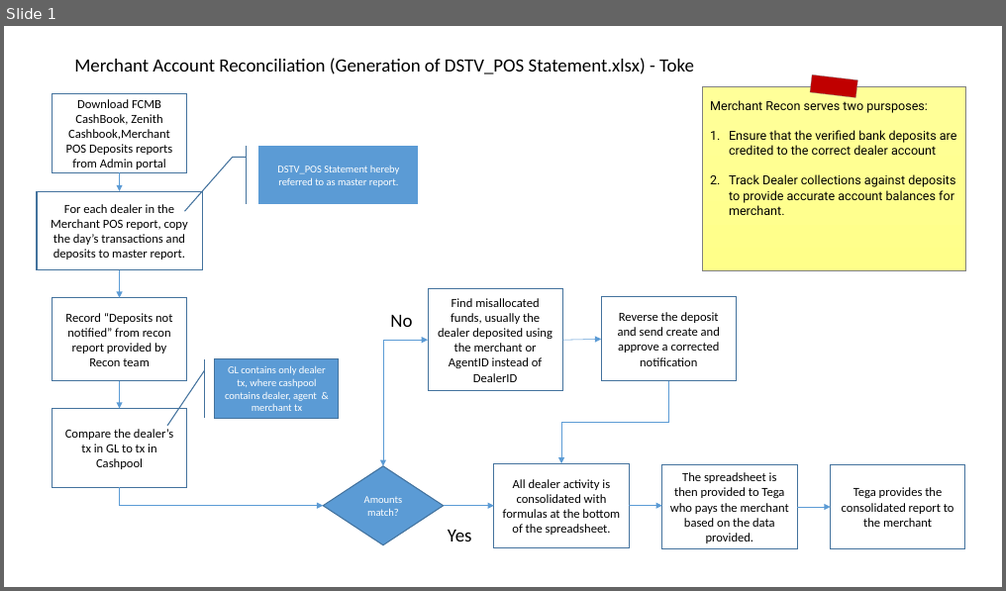
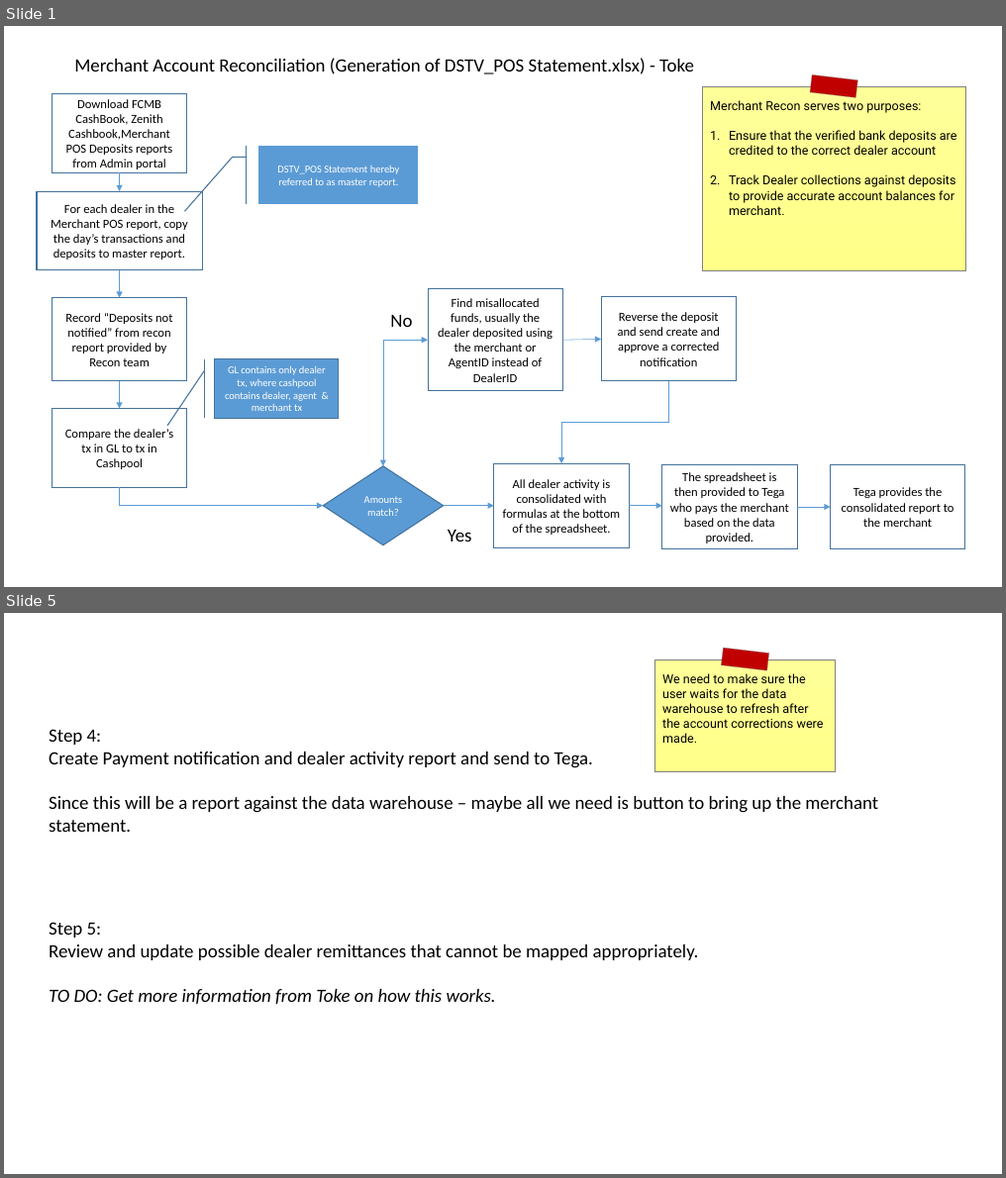
Before and after one commit to AphelionSoftware/Pagatech, a slide deck: Documentation/Wireframes/Merchant Statements _Recon.pptx. Shown one above the other, each under a label of ours: slide 1 before the commit, slides 1 and 5 after it; the slides between them are not shown. The pictures are 1006x591 and 1006x1178 pixels, drawn with LibreOffice and Linux fonts; fonts in the diff are those of the drawing. Boxes give left, top, right and bottom in pixels: in the first picture for what was removed or moved away, otherwise in the second. Text is boxed around its words. In the diff, an @@ line names an element or a change of style, - is before the commit and + after.

Commit message:
Merchant Recon wireframe

```diff
--- a/Documentation/Wireframes/Merchant Statements _Recon.pptx
+++ b/Documentation/Wireframes/Merchant Statements _Recon.pptx
@@ slide 5 added at <box>4,613,1002,1174</box>, background #FFFFFF @@
@@ rectangle added at <box>655,660,836,771</box>, fill gradient #FFFF99 to #FFFF89, outline #808080 0.25 pt, 12 pt, text #000000 @@
+We need to make sure the user waits for the data warehouse to refresh after the account corrections were made.
@@ rectangle added at <box>721,648,769,671</box>, fill #C00000, outline #808080 0.25 pt @@
@@ text added at <box>49,729,878,832</box>, 18 pt, text #000000 @@
+Step 4:
+Create Payment notification and dealer activity report and send to Tega.
+Since this will be a report against the data warehouse – maybe all we need is button to bring up the merchant statement.
@@ text added at <box>49,922,699,1005</box>, 18 pt, text #000000 @@
+Step 5:
+Review and update possible dealer remittances that cannot be mapped appropriately.
+TO DO: Get more information from Toke on how this works.
@@ slide 1 changed as well @@
@@ text in rectangle at <box>710,100,921,113</box>: text changed @@
-Merchant Recon serves two pursposes:
+Merchant Recon serves two purposes:
```
Also in this commit, not shown: 1 other slide changed, 2 other slides added, 1 slide removed.
